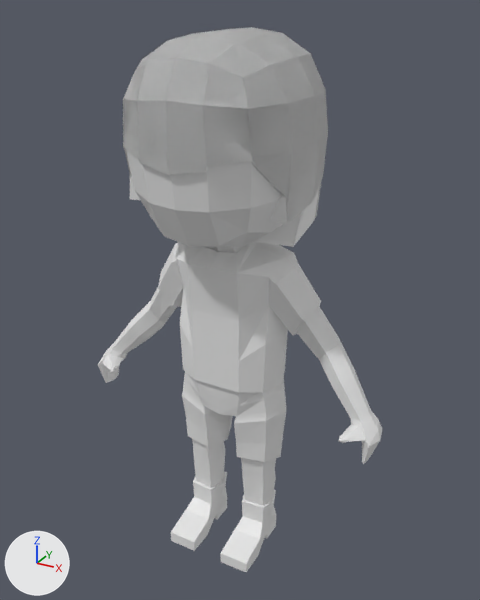
A saved change to the Blender file 3D Blender Models/Completed3DModels/CoopBlueCharacter.blend.
Camera for both pictures: a 50 mm lens placed at (6.7, -12.54, 6.39), pointed at (-0.3, 0.18, 0.03). The lights are fixed; the arrows at lower left show +X, +Y and +Z. Materials are left out; every surface is plain grey.

Script lines for the objects in view, before the commit:
```python
me_cube_001 = bpy.data.meshes.new('Cube.001')
me_cube_001.from_pydata(...)  # 542 vertices, 506 faces; spans x -2.07..3.94, y -2.34..2.13, z -6.76..6.02
ob_cube = bpy.data.objects.new('Cube', me_cube_001)
ob_cube.location = (-0.45, 0.0, 0.0)
_m = ob_cube.modifiers.new('Mirror', 'MIRROR')
_m.use_clip = True
```
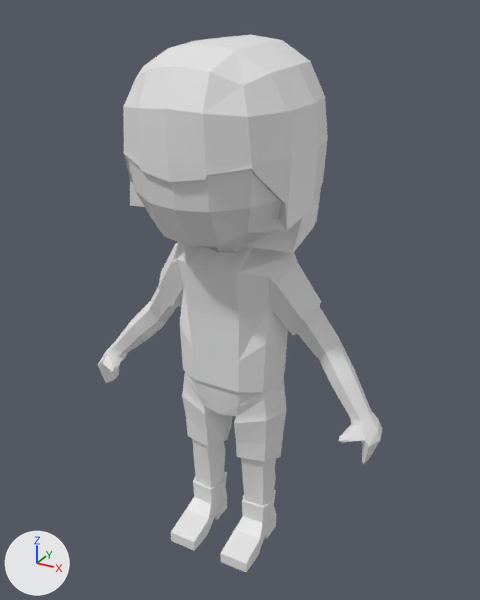
The change, as a list of edits to the scene's bpy script:
```text
Change me_cube_001:
    used by ob_cube; location = (-0.45, 0.0, 0.0)
    remove me_cube_001.from_pydata(...)  # 542 vertices, 506 faces; spans x -2.07..3.94, y -2.34..2.13, z -6.76..6.02
    add me_cube_001.from_pydata(...)  # 922 vertices, 900 faces; spans x -3.94..3.94, y -2.34..2.13, z -6.76..5.87
    me_cube_001 part 1: the loose piece of 125 vertices spanning x -2.07..2.07, y -2.34..2.13, z 1.78..6.02 is mirrored in x about its middle, then moved by (0.0, 0.0, -0.14)
    me_cube_001 part 2: 380 vertices added at x -3.94..-0.1, y -2.18..1.92, z -6.76..4.0
Change ob_cube:
    remove _m = ob_cube.modifiers.new('Mirror', 'MIRROR')
    remove _m.use_clip = True
```

What differs and where, as boxes [x1, y1, x2, y2] in the pictures (480 x 600 px; the box of a moved part takes in the faces that stretch with it):
'Cube', reshaped, modifiers changed: before [98, 27, 382, 572]; after [98, 35, 382, 572]
part 1 of me_cube_001, moved or reshaped: before [123, 27, 328, 247]; after [123, 35, 328, 253]
part 2 of me_cube_001, added: after [98, 157, 233, 551]
